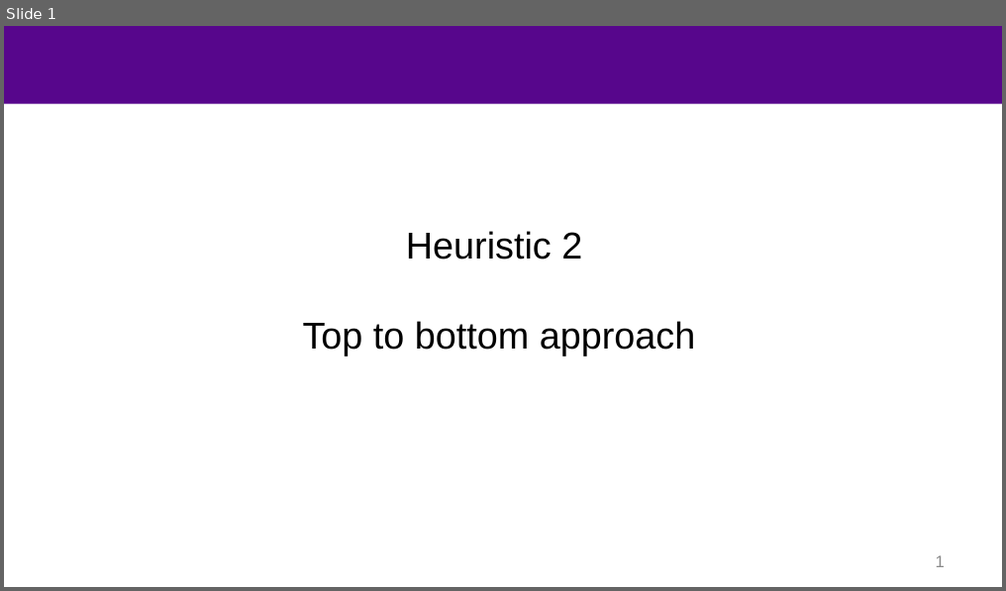
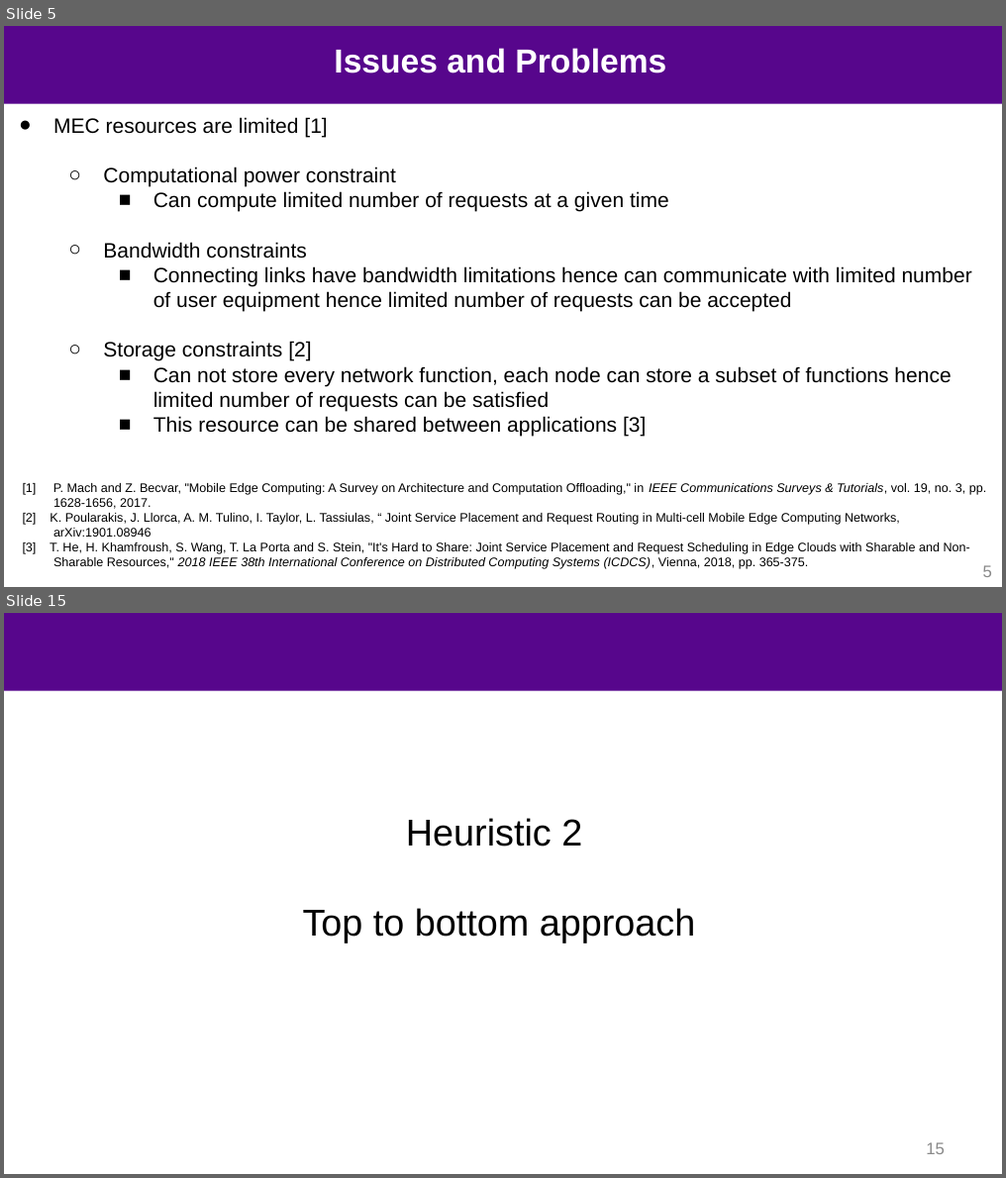
Before and after one commit to mustafafu/mec_request_routing, a slide deck: common_script/part2.pptx. Shown one above the other, each under a label of ours: slide 1 before the commit, slides 5 and 15 after it; the slides between them are not shown. The pictures are 1006x591 and 1006x1178 pixels, drawn with LibreOffice and Linux fonts; fonts in the diff are those of the drawing; background and template pictures are left out. Boxes give left, top, right and bottom in pixels: in the first picture for what was removed or moved away, otherwise in the second. Text is boxed around its words. In the diff, an @@ line names an element or a change of style, - is before the commit and + after.

Commit message:
Updated the Presentation

```diff
--- a/common_script/part2.pptx
+++ b/common_script/part2.pptx
@@ slide 5 added at (x1=4, y1=26, x2=1002, y2=587), background #FFFFFF; not listed: 1 template element that a slide beside it also shows @@
@@ title added at (x1=334, y1=48, x2=666, y2=74), 32 pt, text #FFFFFF, bold @@
+Issues and Problems
@@ text added at (x1=54, y1=117, x2=972, y2=437), 20 pt, text #000000 @@
+● MEC resources are limited [1]
+  ○ Computational power constraint
+    ■ Can compute limited number of requests at a given time
+  ○ Bandwidth constraints
+    ■ Connecting links have bandwidth limitations hence can communicate with limited number of user equipment hence limited number of requests can be accepted
+  ○ Storage constraints [2]
+    ■ Can not store every network function, each node can store a subset of functions hence limited number of requests can be satisfied
+    ■ This resource can be shared between applications [3]
@@ text added at (x1=23, y1=483, x2=986, y2=570), 12 pt, text #000000 @@
+[1] P. Mach and Z. Becvar, "Mobile Edge Computing: A Survey on Architecture and Computation Offloading," in IEEE Communications Surveys & Tutorials, vol. 19, no. 3, pp. 1628-1656, 2017.
+[2] K. Poularakis, J. Llorca, A. M. Tulino, I. Taylor, L. Tassiulas, “ Joint Service Placement and Request Routing in Multi-cell Mobile Edge Computing Networks, arXiv:1901.08946
+[3] T. He, H. Khamfroush, S. Wang, T. La Porta and S. Stein, "It's Hard to Share: Joint Service Placement and Request Scheduling in Edge Clouds with Sharable and Non-Sharable Resources," 2018 IEEE 38th International Conference on Distributed Computing Systems (ICDCS), Vienna, 2018, pp. 365-375.
@@ page number added at (x1=983, y1=566, x2=992, y2=577), 16 pt, text #898989 @@
+5
@@ what was slide 1 is now slide 15 @@
@@ page number at (x1=926, y1=1143, x2=944, y2=1155): text changed @@
-1
+15
```
Also in this commit, not shown: 5 slides changed, 13 other slides added.
